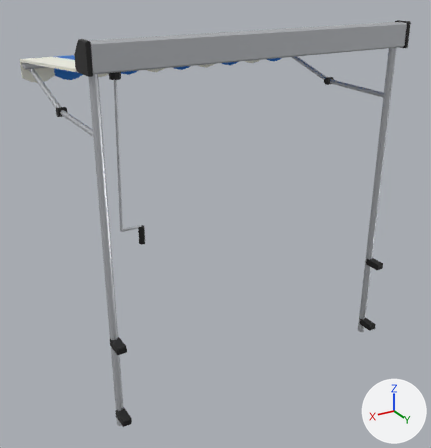
The Blender file arte/fuentes/accesorios/toldo_enrollable_chico.blend, before and after one commit.
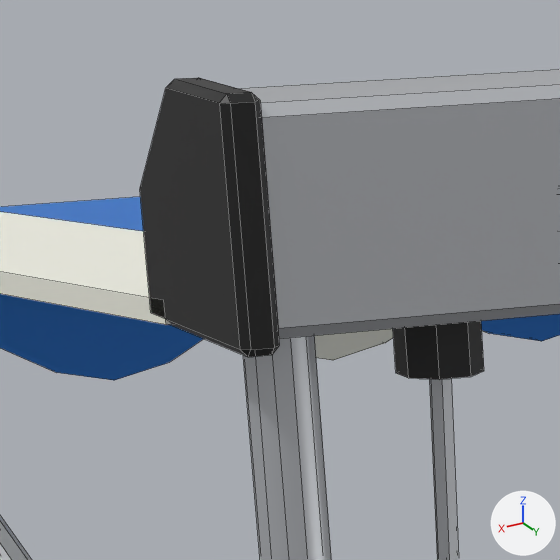
The first picture shows the older version from a camera (50 mm lens) standing at (1.52, 2.05, 2.37) and looking at (0.03, -0.44, 1.13). The close-ups show the older and then the newer version on the part from 13% to 31% of the width and 6% to 23% of the height of that picture. Only the edits that show in the close-ups are written down. The axes (+X, +Y, +Z) are drawn at lower right. The lights are the same throughout. The close-ups show mesh edges as thin lines.

Names of what the first close-up shows: 'pieza_punta_der', 'pieza_tramo'.
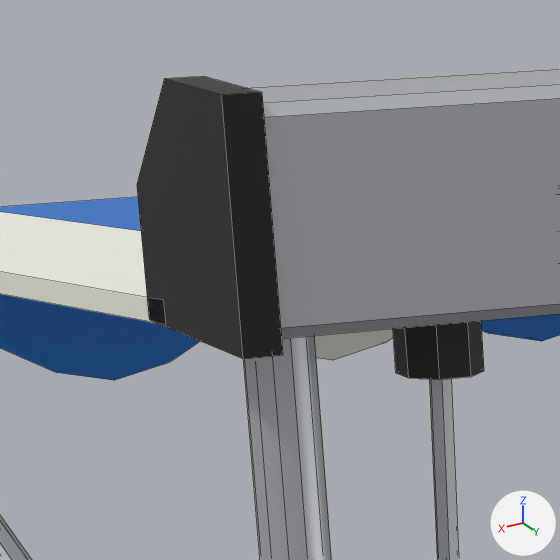
Patch to the scene script:
```diff
--- a/arte/fuentes/accesorios/toldo_enrollable_chico.blend.py
+++ b/arte/fuentes/accesorios/toldo_enrollable_chico.blend.py
@@ me_pieza_punta_der @@
 # used by ob_pieza_punta_der; parent = ob_toldo_enrollable_chico; location = (0.0, 0.0, 0.0)
-me_pieza_punta_der.from_pydata(...)  # 281 vertices, 218 faces; spans x 0.48..0.8, y -0.99..0.01, z 0.4..2.14
+me_pieza_punta_der.from_pydata(...)  # 229 vertices, 151 faces; spans x 0.48..0.8, y -0.99..0.01, z 0.4..2.14
+# me_pieza_punta_der part 1: 22 vertices removed from x 0.78..0.8, y -0.16..-0.02, z 2.01..2.13; 2 vertices added at x 0.78..0.8, y -0.16, z 2.01
+# other edits to the shape of me_pieza_punta_der do not show in these pictures
 me_pieza_punta_der.materials.append(mat_m_azulacento)
```

Pixel boxes [x1, y1, x2, y2] of what changed, in the close-ups (560 x 560 px):
part 1 of me_pieza_punta_der, built on: before [140, 79, 279, 357]; after [137, 79, 243, 359]
